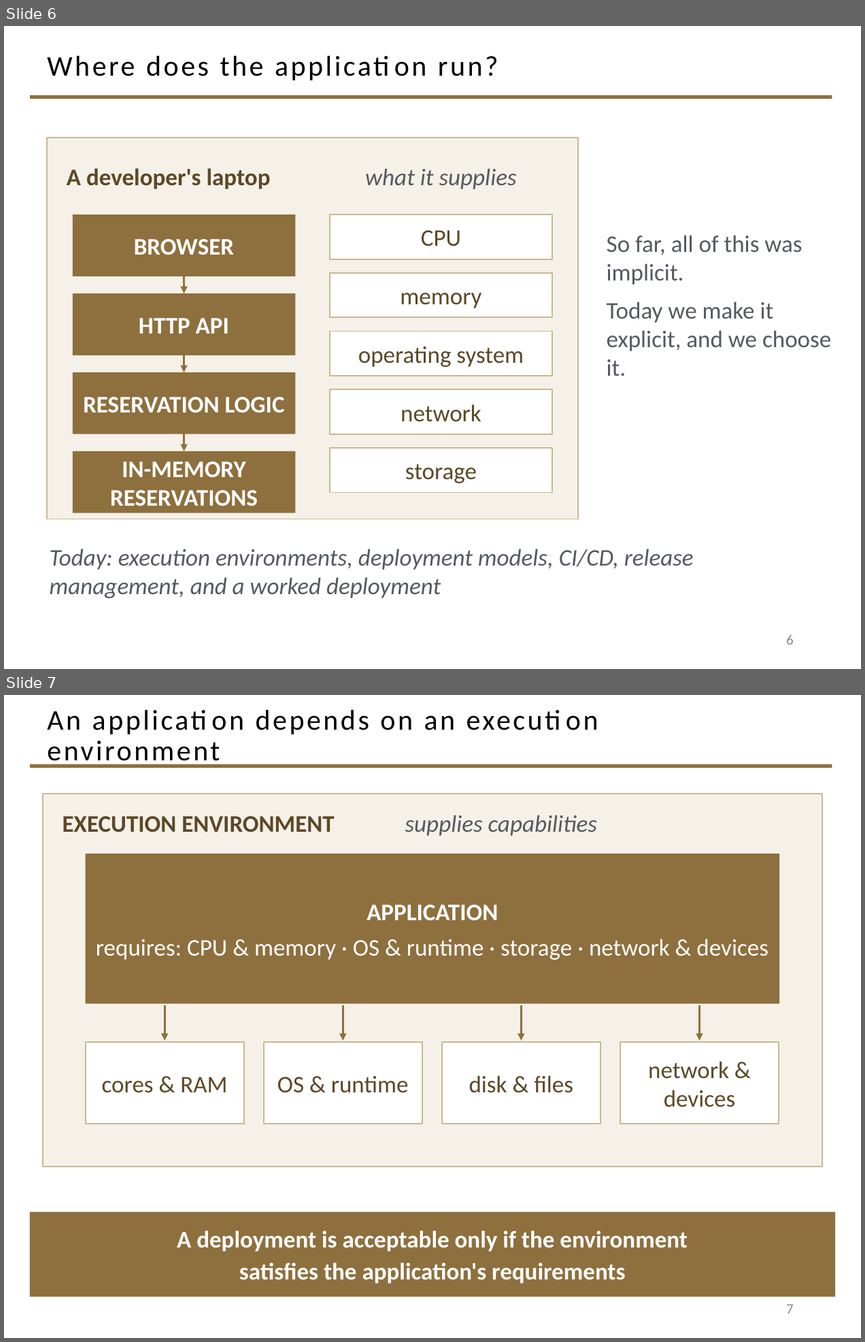
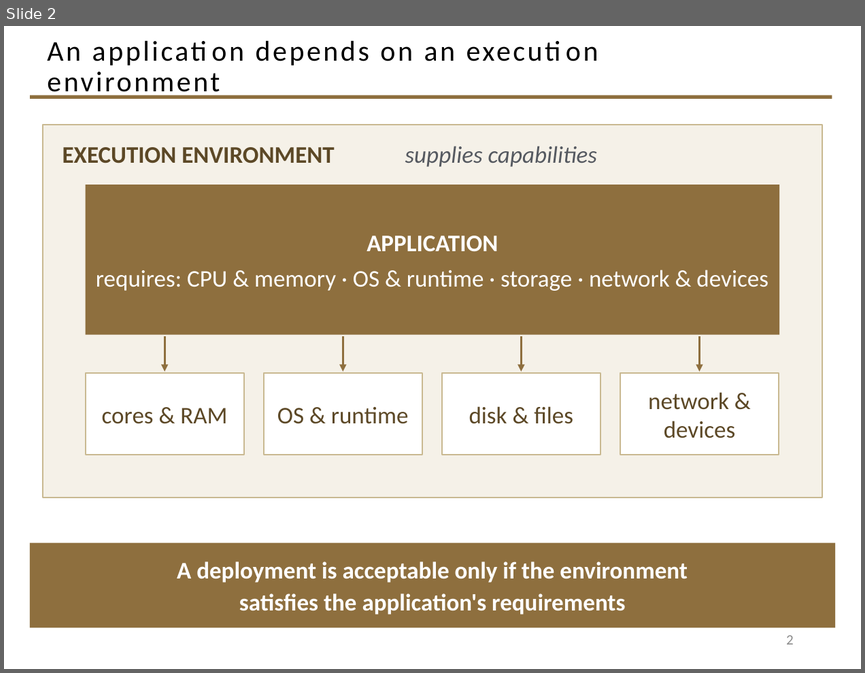
Before and after one commit to davisjam/model-based-agentic-software-engineering, a slide deck: course/lectures/act-3-software-in-the-world/02-compute-environments-and-data-management/3-1-Compute-Environments-and-Deployment.pptx. Shown one above the other, each under a label of ours: slides 6 and 7 before the commit, slide 2 after it. The pictures are 865x1342 and 865x673 pixels, drawn with LibreOffice and Linux fonts; fonts in the diff are those of the drawing; background and template pictures are left out. Boxes give left, top, right and bottom in pixels: in the first picture for what was removed or moved away, otherwise in the second. Text is boxed around its words. In the diff, an @@ line names an element or a change of style, - is before the commit and + after.

```diff
--- a/course/lectures/act-3-software-in-the-world/02-compute-environments-and-data-management/3-1-Compute-Environments-and-Deployment.pptx
+++ b/course/lectures/act-3-software-in-the-world/02-compute-environments-and-data-management/3-1-Compute-Environments-and-Deployment.pptx
@@ slide 6 removed at [4,26,861,669], background #FFFFFF; not listed: 1 template element that a slide beside it also shows @@
@@ title removed at [47,55,498,76] @@
-Where does the application run?
@@ rectangle removed at [47,138,578,518] @@
@@ text removed at [67,168,271,189] @@
-A developer's laptop
@@ text removed at [365,168,517,189] @@
-what it supplies
@@ rectangle removed at [73,214,295,276] @@
-BROWSER
@@ rectangle removed at [330,214,552,259] @@
-CPU
@@ text removed at [606,235,831,376] @@
-So far, all of this was implicit.
-Today we make it explicit, and we choose it.
@@ arrow removed from (184, 273) to (184, 293) @@
@@ rectangle removed at [330,273,552,317] @@
-memory
@@ rectangle removed at [73,293,295,355] @@
-HTTP API
@@ rectangle removed at [330,331,552,376] @@
-operating system
@@ arrow removed from (184, 352) to (184, 372) @@
@@ rectangle removed at [73,372,295,434] @@
-RESERVATION LOGIC
@@ rectangle removed at [330,389,552,434] @@
-network
@@ arrow removed from (184, 431) to (184, 451) @@
@@ rectangle removed at [73,451,295,513] @@
-IN-MEMORY RESERVATIONS
@@ rectangle removed at [330,448,552,492] @@
-storage
@@ text removed at [50,548,694,598] @@
-Today: execution environments, deployment models, CI/CD, release management, and a worked deployment
@@ page number removed at [786,635,793,644] @@
-6
@@ what was slide 7 is now slide 2 @@
@@ page number at [786,635,793,644]: text changed @@
-7
+2
```
Also in this commit, not shown: 5 slides added, 5 other slides removed, 1 other file.
